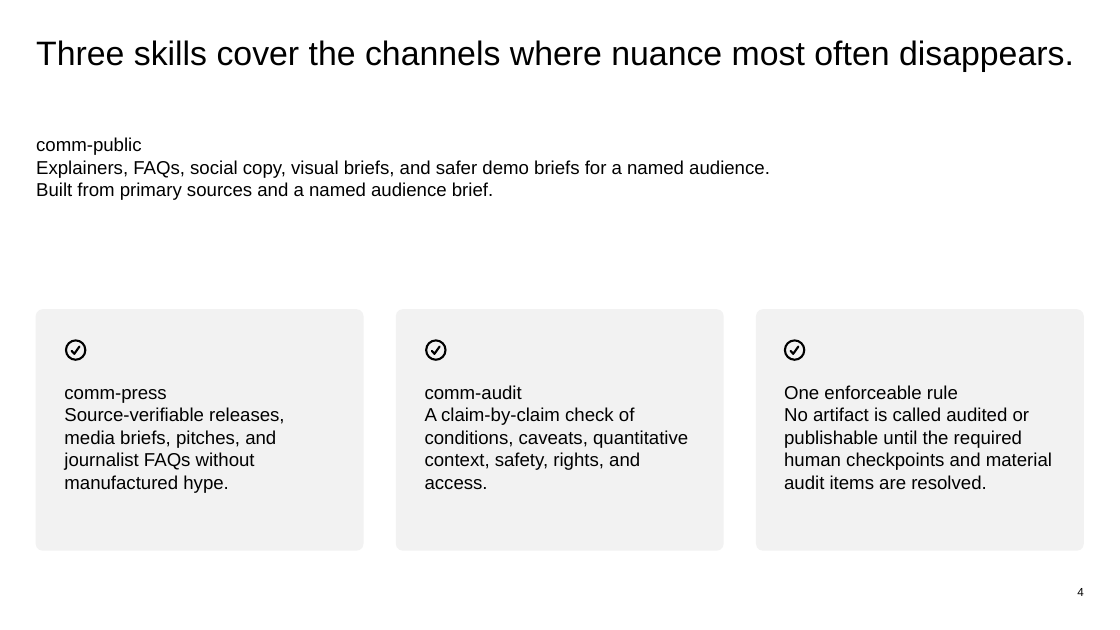
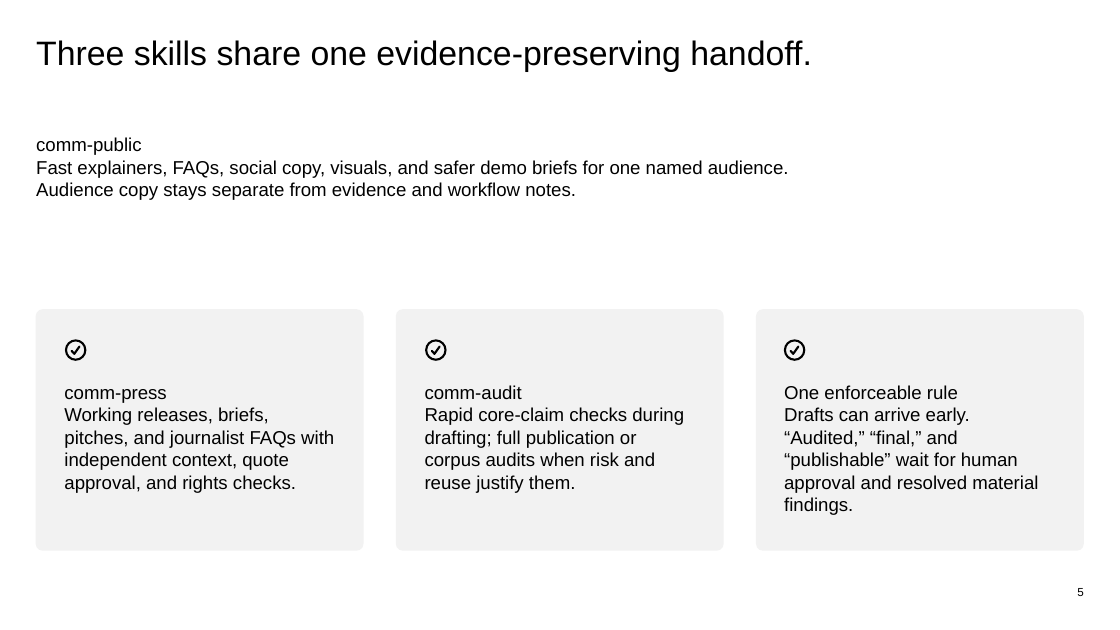
Before and after one commit to mychiffonn/comm-ai-safety, a slide deck: slide 5 of outputs/comm-ai-safety-pitch.pptx (slide 4 before the commit). Drawn at 1120x630 pixels with LibreOffice and Linux fonts; fonts in the diff are those of the drawing. Boxes give left, top, right and bottom in pixels: in the first picture for what was removed or moved away, otherwise in the second. Text is boxed around its words. In the diff, an @@ line names an element or a change of style, - is before the commit and + after.

Commit message:
Update skills and pitch

```diff
--- a/outputs/comm-ai-safety-pitch.pptx
+++ b/outputs/comm-ai-safety-pitch.pptx
@@ text at <box>36,40,812,72</box>: text changed @@
-Three skills cover the channels where nuance most often disappears.
+Three skills share one evidence-preserving handoff.
@@ text at <box>36,160,789,200</box>: text changed @@
-Explainers, FAQs, social copy, visual briefs, and safer demo briefs for a named audience.
-Built from primary sources and a named audience brief.
+Fast explainers, FAQs, social copy, visuals, and safer demo briefs for one named audience.
+Audience copy stays separate from evidence and workflow notes.
@@ text at <box>64,407,334,493</box>: text changed @@
-Source-verifiable releases, media briefs, pitches, and journalist FAQs without manufactured hype.
+Working releases, briefs, pitches, and journalist FAQs with independent context, quote approval, and rights checks.
@@ text at <box>425,407,684,493</box>: text changed @@
-A claim-by-claim check of conditions, caveats, quantitative context, safety, rights, and access.
+Rapid core-claim checks during drafting; full publication or corpus audits when risk and reuse justify them.
@@ text at <box>784,407,1038,515</box>: text changed @@
-No artifact is called audited or publishable until the required human checkpoints and material audit items are resolved.
+Drafts can arrive early. “Audited,” “final,” and “publishable” wait for human approval and resolved material findings.
@@ text at <box>1077,588,1083,596</box>: text changed @@
-4
+5
```
Also in this commit, not shown: 3 other slides changed, 3 slides added, 1 slide removed, 20 other files.
